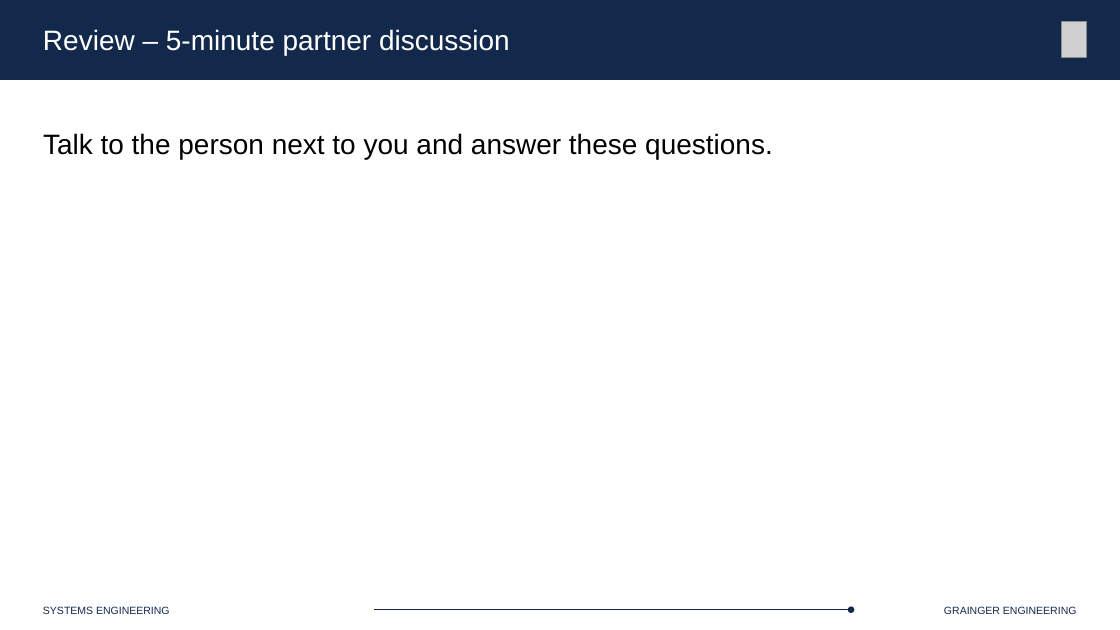
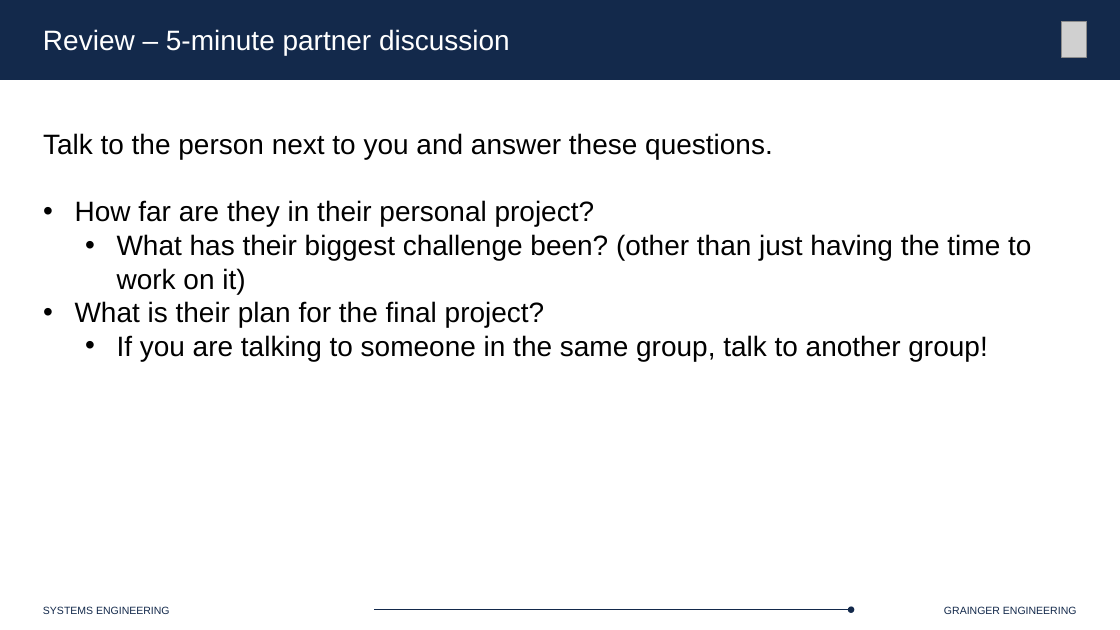
Before and after one commit to Marius-Juston/SE-423---Class-Material, a slide deck: slide 2 of Lectures/Slides/L24-25.pptx. Drawn at 1120x630 pixels with LibreOffice and Linux fonts; fonts in the diff are those of the drawing; grey boxes stand for pictures. Boxes give left, top, right and bottom in pixels: in the first picture for what was removed or moved away, otherwise in the second. Text is boxed around its words. In the diff, an @@ line names an element or a change of style, - is before the commit and + after.

```diff
--- a/Lectures/Slides/L24-25.pptx
+++ b/Lectures/Slides/L24-25.pptx
@@ text at [75,200,1031,361]: paragraphs added @@
+• How far are they in their personal project?
+  • What has their biggest challenge been? (other than just having the time to work on it)
+• What is their plan for the final project?
+  • If you are talking to someone in the same group, talk to another group!
```
Also in this commit, not shown: 20 slides added, 1 other file.
